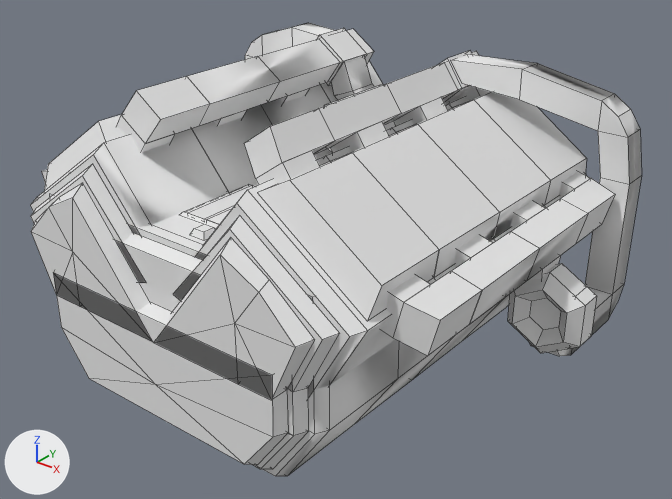
Renders of the OBJ model src/main/resources/assets/ivv/objmodels/parts/v8torquelinelight.obj from each side of a commit.
The view is the same before and after, from a 50 mm lens placed at (1.628, -2.525, 1.419), pointed at (0.085, -0.596, 0.223). The axes (+X, +Y, +Z) are drawn at lower left. The lights are the same throughout. Mesh edges are drawn as thin lines. Where no turn or scale is listed for an object, it has been applied to the vertices.

The first picture shows 'end', 'inject', 'middle', 'start', 'turbo'.
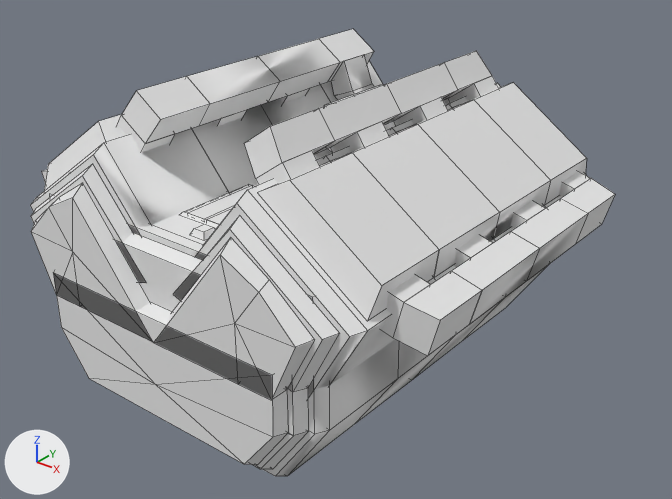
What differs and where, as boxes (x1, y1, x2, y2) in the pictures (672 x 499 px):
'turbo', deleted
    before: (245, 23, 642, 356)

The edits, one by one:
Object 'turbo' (ob_turbo) is deleted.
